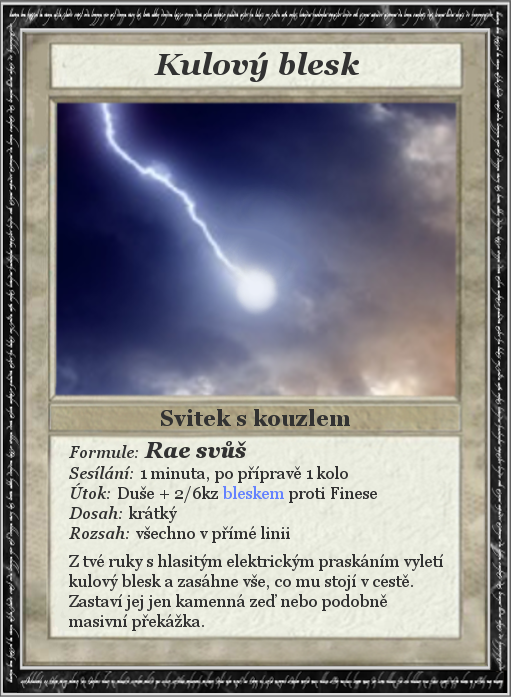
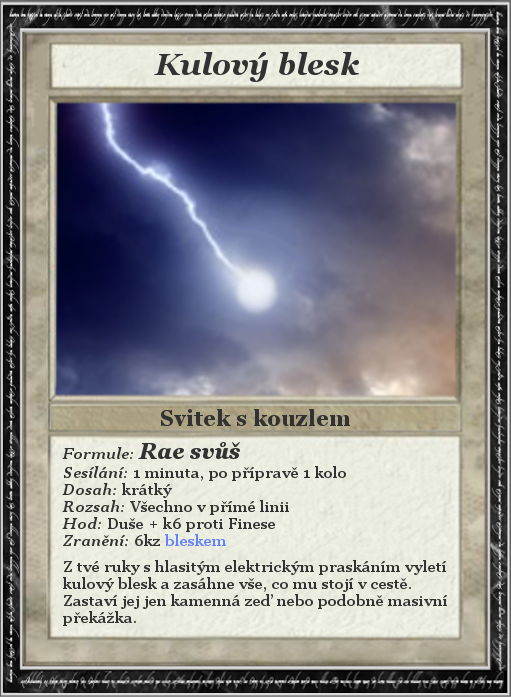
The second 511 x 697 image is a revision of the first. Changes to its layers:
painted on "Formule: Rae svůš ..." over [62, 441, 447, 631]
